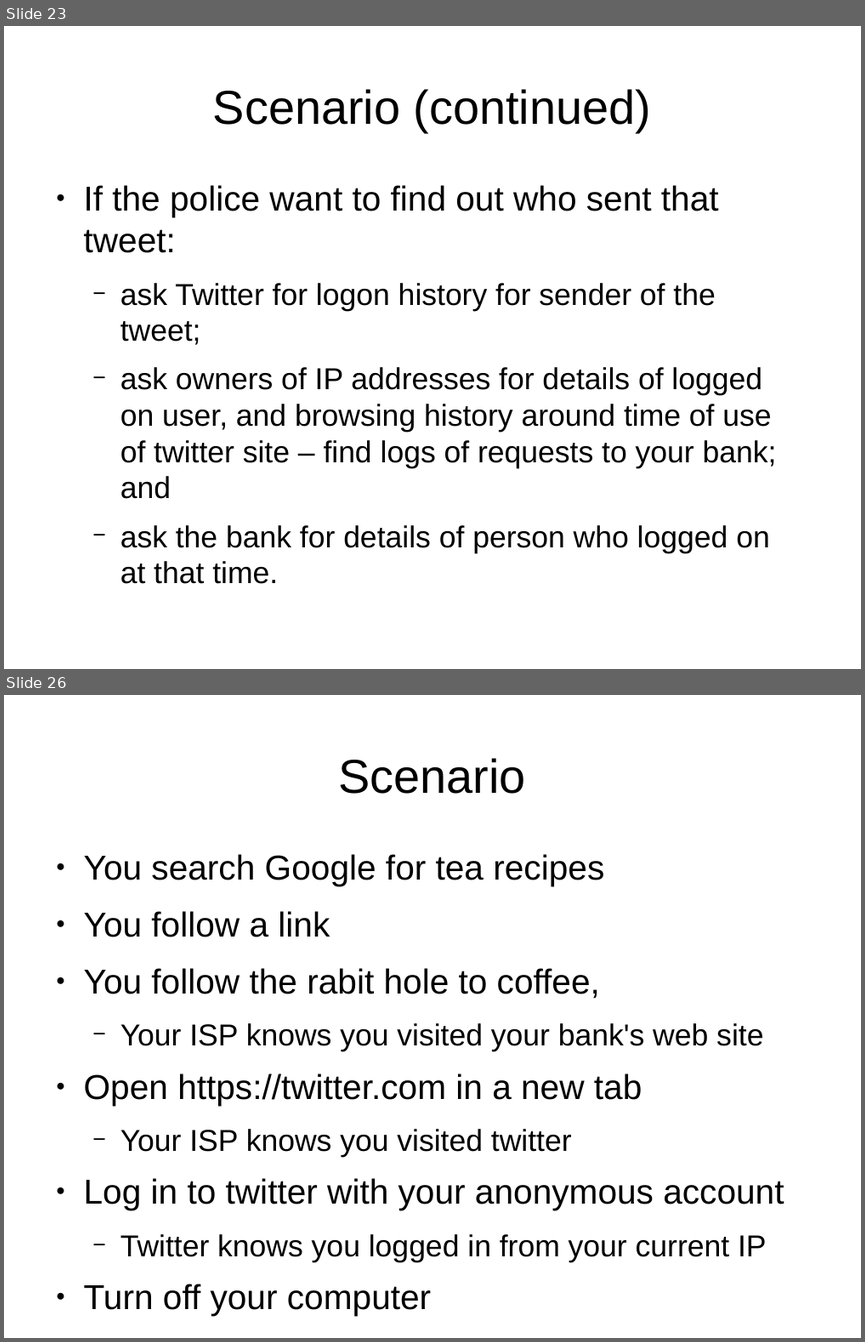
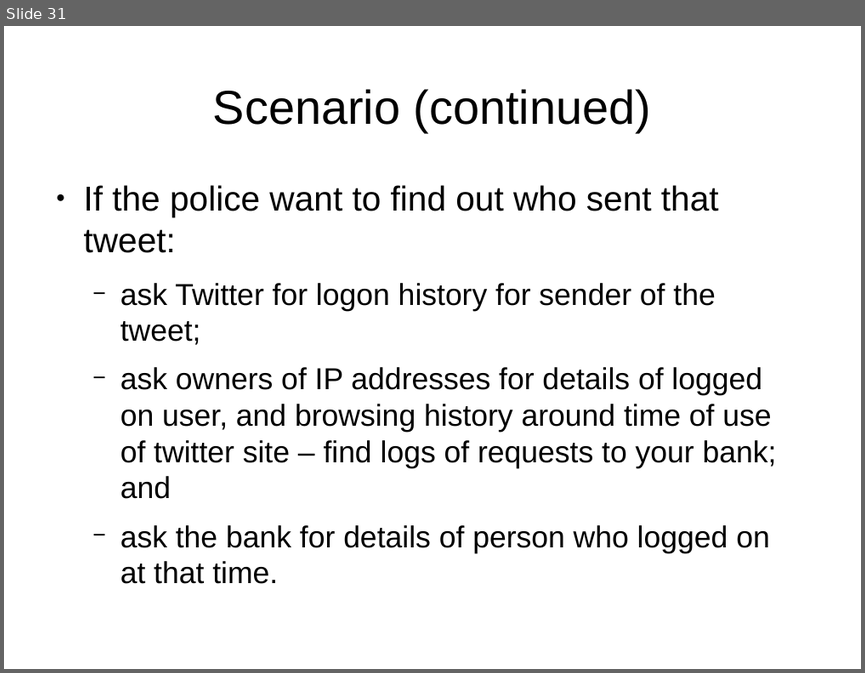
Before and after one commit to bendechrai/preso-security-privacy-anonymity, a slide deck: security-privacy-anonymity.odp. Shown one above the other, each under a label of ours: slides 23 and 26 before the commit, slide 31 after it; the slides between them are not shown. The pictures are 865x1342 and 865x673 pixels, drawn with LibreOffice and Linux fonts; fonts in the diff are those of the drawing. Boxes give left, top, right and bottom in pixels: in the first picture for what was removed or moved away, otherwise in the second. Text is boxed around its words. In the diff, an @@ line names an element or a change of style, - is before the commit and + after.

```diff
--- a/security-privacy-anonymity.odp
+++ b/security-privacy-anonymity.odp
@@ slide 26 removed at <box>4,695,861,1338</box>, background #FFFFFF @@
@@ title removed at <box>339,758,526,794</box> @@
-Scenario
@@ text removed at <box>84,854,783,1315</box> @@
-● You search Google for tea recipes
-● You follow a link
-● You follow the rabit hole to coffee,
-  − Your ISP knows you visited your bank's web site
-● Open https://twitter.com in a new tab
-  − Your ISP knows you visited twitter
-● Log in to twitter with your anonymous account
-  − Twitter knows you logged in from your current IP
-● Turn off your computer
@@ what was slide 23 is now slide 31 @@
```
Also in this commit, not shown: 10 slides changed, 15 slides added, 1 other slide removed.
